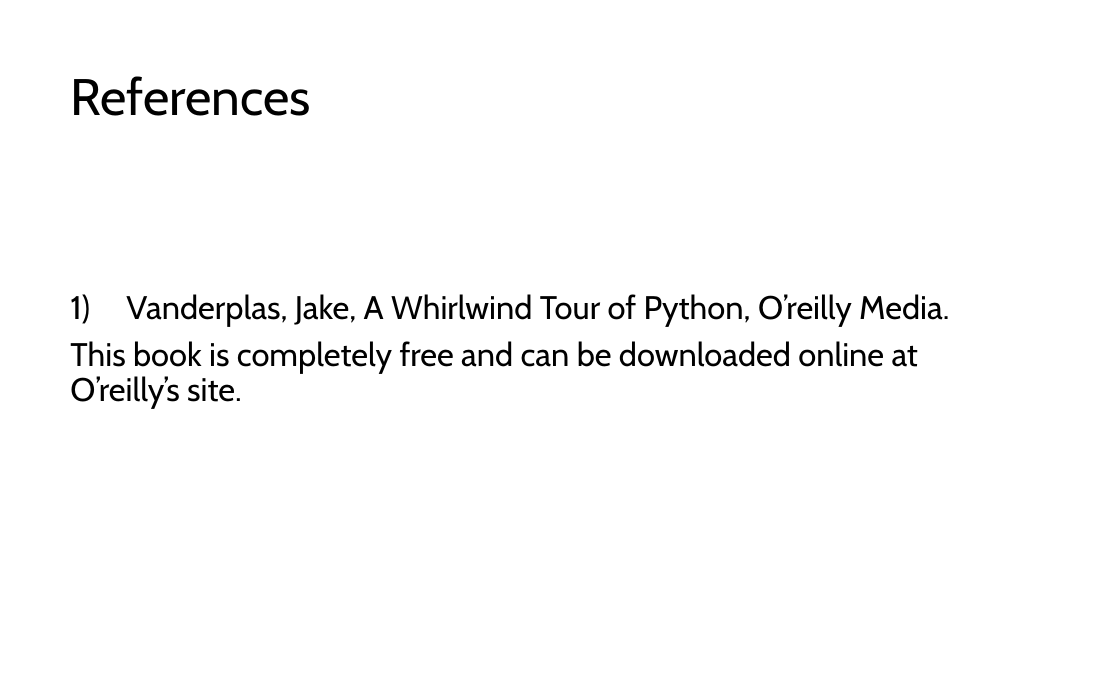
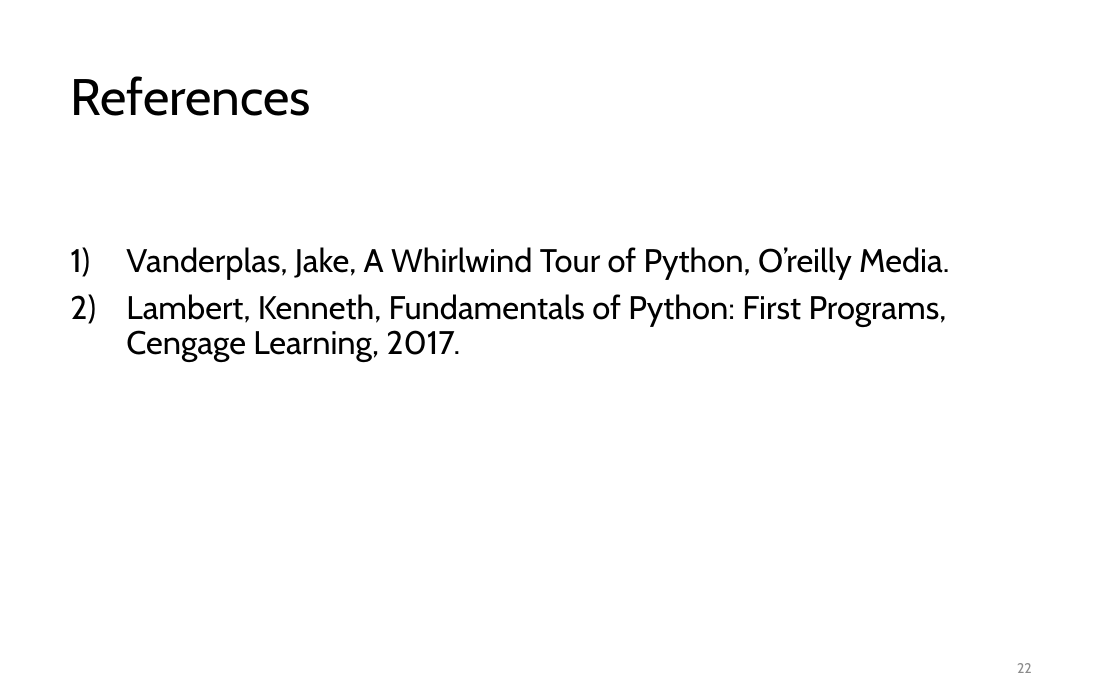
Before and after one commit to LongBaoNguyen/longbaonguyen.github.io, a slide deck: slide 22 of courses/apcsp/lect7.pptx (slide 28 before the commit). Drawn at 1120x700 pixels with LibreOffice and Linux fonts; fonts in the diff are those of the drawing. Boxes give left, top, right and bottom in pixels: in the first picture for what was removed or moved away, otherwise in the second. Text is boxed around its words. In the diff, an @@ line names an element or a change of style, - is before the commit and + after.

```diff
--- a/courses/apcsp/lect7.pptx
+++ b/courses/apcsp/lect7.pptx
@@ text at (126,294,947,362): text changed @@
-This book is completely free and can be downloaded online at O’reilly’s site.
+2) Lambert, Kenneth, Fundamentals of Python: First Programs, Cengage Learning, 2017.
@@ page number added at (1017,663,1032,673), 9 pt, text #8C8C8C @@
+22
```
Also in this commit, not shown: 2 other slides changed, 19 slides added, 25 slides removed, 9 other files.
